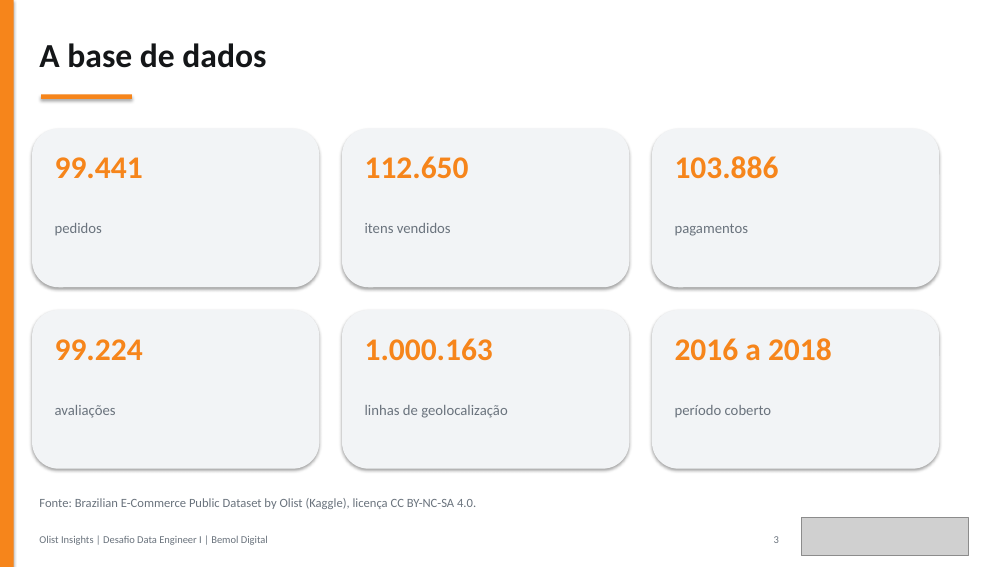
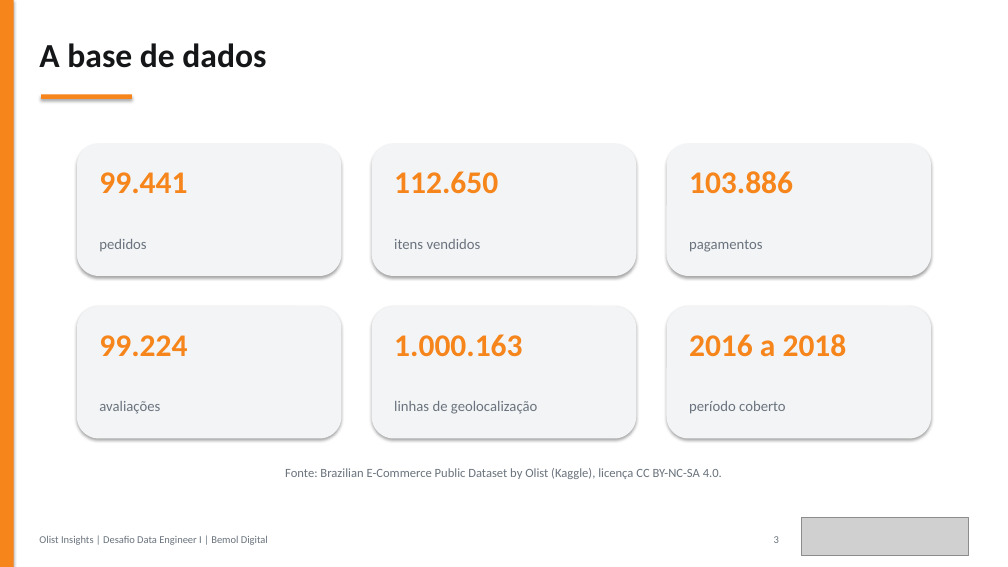
Before and after one commit to JulianaBallin/data-engineer-challenge, a slide deck: slide 3 of docs/apresentacao/apresentacao-olist.pptx. Drawn at 1008x567 pixels with LibreOffice and Linux fonts; fonts in the diff are those of the drawing; grey boxes stand for pictures. Boxes give left, top, right and bottom in pixels: in the first picture for what was removed or moved away, otherwise in the second. Text is boxed around its words. In the diff, an @@ line names an element or a change of style, - is before the commit and + after.

```diff
--- a/docs/apresentacao/apresentacao-olist.pptx
+++ b/docs/apresentacao/apresentacao-olist.pptx
@@ rounded rectangle: place and size @@
-rounded rectangle at bbox=[32, 129, 319, 287]
+rounded rectangle at bbox=[77, 144, 342, 276]
@@ rounded rectangle: place and size @@
-rounded rectangle at bbox=[342, 129, 629, 287]
+rounded rectangle at bbox=[372, 144, 637, 276]
@@ rounded rectangle: place and size @@
-rounded rectangle at bbox=[652, 129, 939, 287]
+rounded rectangle at bbox=[667, 144, 932, 276]
@@ text "99.441": place and size @@
-text "99.441" at bbox=[55, 157, 143, 178]
+text "99.441" at bbox=[99, 172, 187, 193]
@@ text "112.650": place and size @@
-text "112.650" at bbox=[365, 156, 469, 179]
+text "112.650" at bbox=[394, 171, 498, 194]
@@ text "103.886": place and size @@
-text "103.886" at bbox=[675, 156, 779, 179]
+text "103.886" at bbox=[689, 171, 793, 194]
@@ text "pedidos": place and size @@
-text "pedidos" at bbox=[55, 223, 102, 235]
+text "pedidos" at bbox=[99, 239, 146, 251]
@@ text "itens vendidos": place and size @@
-text "itens vendidos" at bbox=[365, 223, 451, 233]
+text "itens vendidos" at bbox=[394, 239, 481, 249]
@@ text "pagamentos": place and size @@
-text "pagamentos" at bbox=[675, 224, 748, 236]
+text "pagamentos" at bbox=[689, 240, 762, 252]
@@ rounded rectangle: place and size @@
-rounded rectangle at bbox=[32, 310, 319, 469]
+rounded rectangle at bbox=[77, 306, 342, 439]
@@ text "99.224": place and size @@
-text "99.224" at bbox=[55, 339, 143, 360]
+text "99.224" at bbox=[99, 335, 187, 356]
@@ rounded rectangle: place and size @@
-rounded rectangle at bbox=[342, 310, 629, 469]
+rounded rectangle at bbox=[372, 306, 637, 439]
@@ text "1.000.163": place and size @@
-text "1.000.163" at bbox=[365, 338, 493, 361]
+text "1.000.163" at bbox=[394, 334, 522, 357]
@@ rounded rectangle: place and size @@
-rounded rectangle at bbox=[652, 310, 939, 469]
+rounded rectangle at bbox=[667, 306, 932, 439]
@@ text "2016 a 2018": place and size @@
-text "2016 a 2018" at bbox=[675, 338, 832, 361]
+text "2016 a 2018" at bbox=[689, 334, 847, 357]
@@ text "avaliações": place and size @@
-text "avaliações" at bbox=[55, 405, 116, 418]
+text "avaliações" at bbox=[99, 401, 160, 414]
@@ text "linhas de geolocalização": place and size @@
-text "linhas de geolocalização" at bbox=[365, 405, 508, 418]
+text "linhas de geolocalização" at bbox=[394, 401, 538, 414]
@@ text "período coberto": place and size @@
-text "período coberto" at bbox=[675, 405, 772, 417]
+text "período coberto" at bbox=[689, 401, 786, 414]
@@ text "Fonte: Brazilian E-Commerce Public Dataset ...": place and size @@
-text "Fonte: Brazilian E-Commerce Public Dataset ..." at bbox=[39, 498, 476, 509]
+text "Fonte: Brazilian E-Commerce Public Dataset ..." at bbox=[285, 468, 722, 479]
@@ text "Fonte: Brazilian E-Commerce Public Dataset ..." at bbox=[285, 468, 722, 479]: alignment left to centre @@
```
Also in this commit, not shown: 1 other slide changed, 9 other files.
